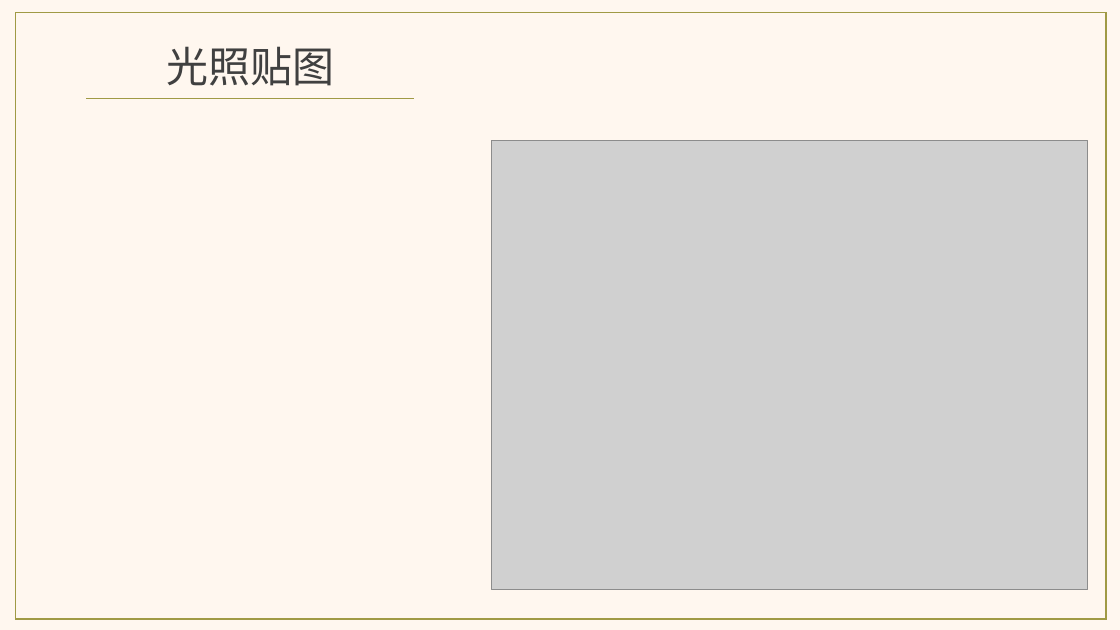
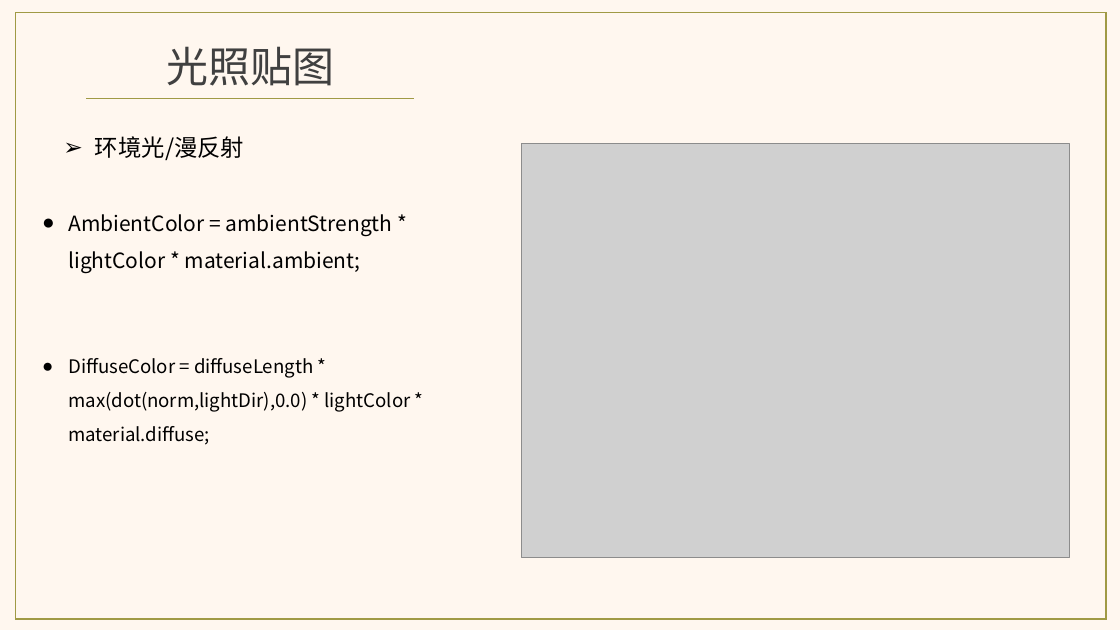
Before and after one commit to aliwanzi/Learn_OpenGL, a slide deck: slide 32 of resources/doc/LearnOpenGL_02.pptx (slide 24 before the commit). Drawn at 1120x630 pixels with LibreOffice and Linux fonts; fonts in the diff are those of the drawing; grey boxes stand for pictures. Boxes give left, top, right and bottom in pixels: in the first picture for what was removed or moved away, otherwise in the second. Text is boxed around its words. In the diff, an @@ line names an element or a change of style, - is before the commit and + after.

```diff
--- a/resources/doc/LearnOpenGL_02.pptx
+++ b/resources/doc/LearnOpenGL_02.pptx
@@ text added at [95, 136, 244, 160], 20 pt, text #000000 @@
+➢ 环境光/漫反射
@@ picture: place and size @@
-picture at [492, 140, 1088, 590]
+picture at [521, 144, 1070, 557]
@@ text added at [68, 214, 393, 273], 18 pt, text #000000 @@
+● AmbientColor = ambientStrength * lightColor * material.ambient;
@@ text added at [68, 358, 411, 445], 16 pt, text #000000 @@
+● DiffuseColor = diffuseLength * max(dot(norm,lightDir),0.0) * lightColor * material.diffuse;
```
Also in this commit, not shown: 17 other slides changed, 11 slides added, 3 slides removed.
